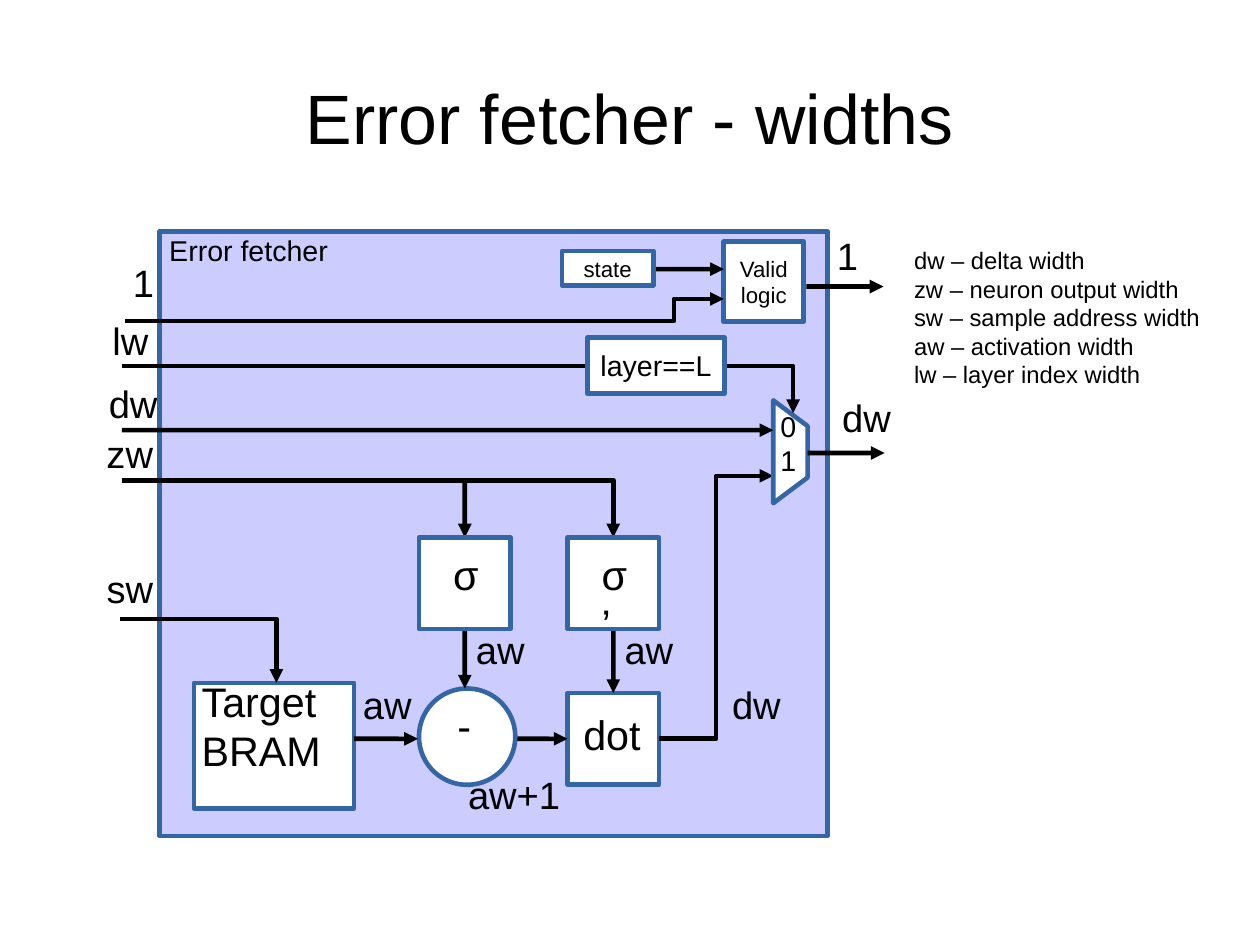
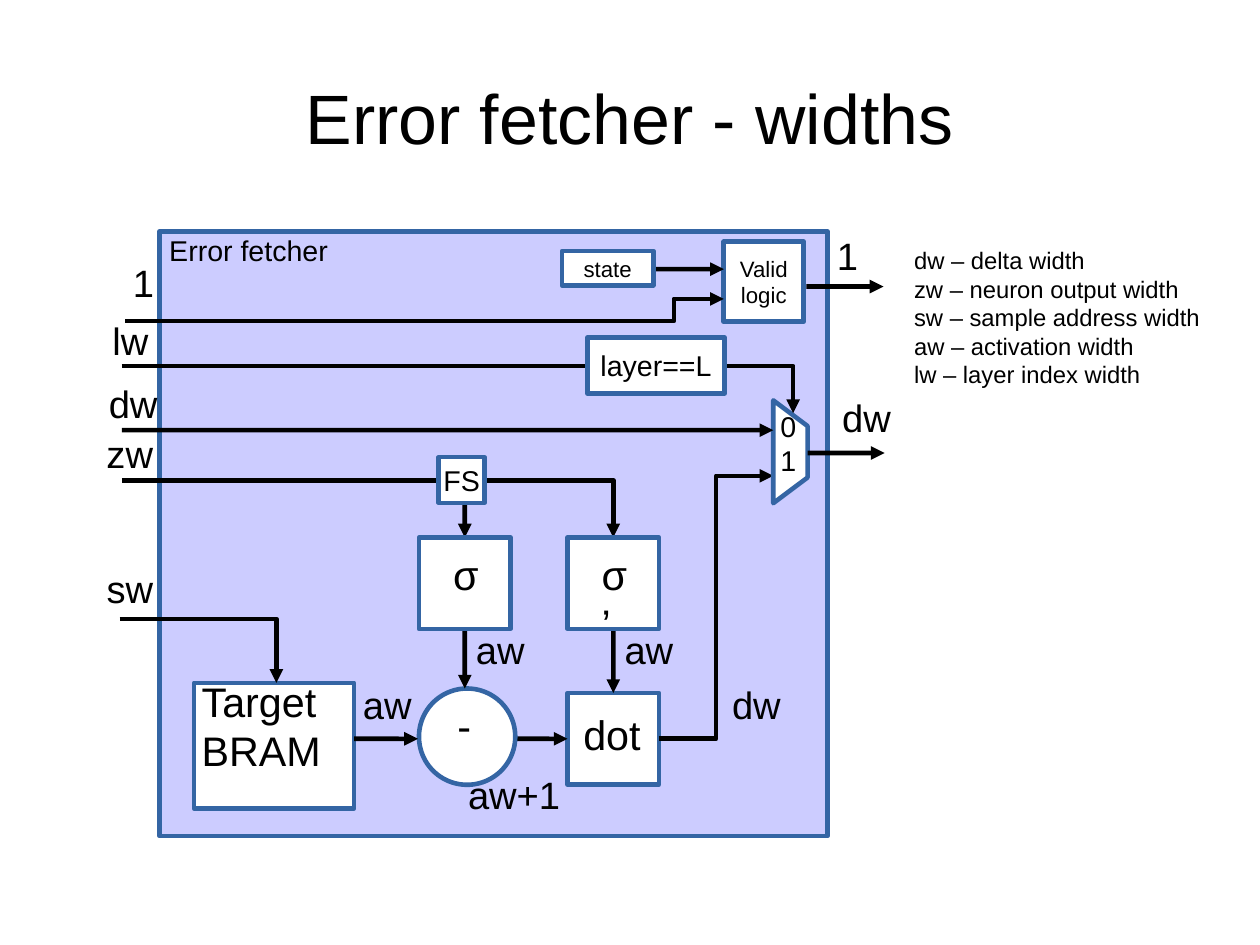
Before and after one commit to MihailoIsakov/layer_multiplex_nn, a slide deck: slide 39 of backpropagation/docs/doc.odp (slide 36 before the commit). Drawn at 1260x945 pixels with LibreOffice and Linux fonts; fonts in the diff are those of the drawing. Boxes give left, top, right and bottom in pixels: in the first picture for what was removed or moved away, otherwise in the second. Text is boxed around its words. In the diff, an @@ line names an element or a change of style, - is before the commit and + after.

```diff
--- a/backpropagation/docs/doc.odp
+++ b/backpropagation/docs/doc.odp
@@ rectangle added at [439, 457, 485, 503], fill #FFFFFF, outline #3465A4 2.89 pt, 18 pt, text #000000 @@
+FS
```
Also in this commit, not shown: 3 other slides changed, 4 slides added, 1 slide removed, 1 other file.
